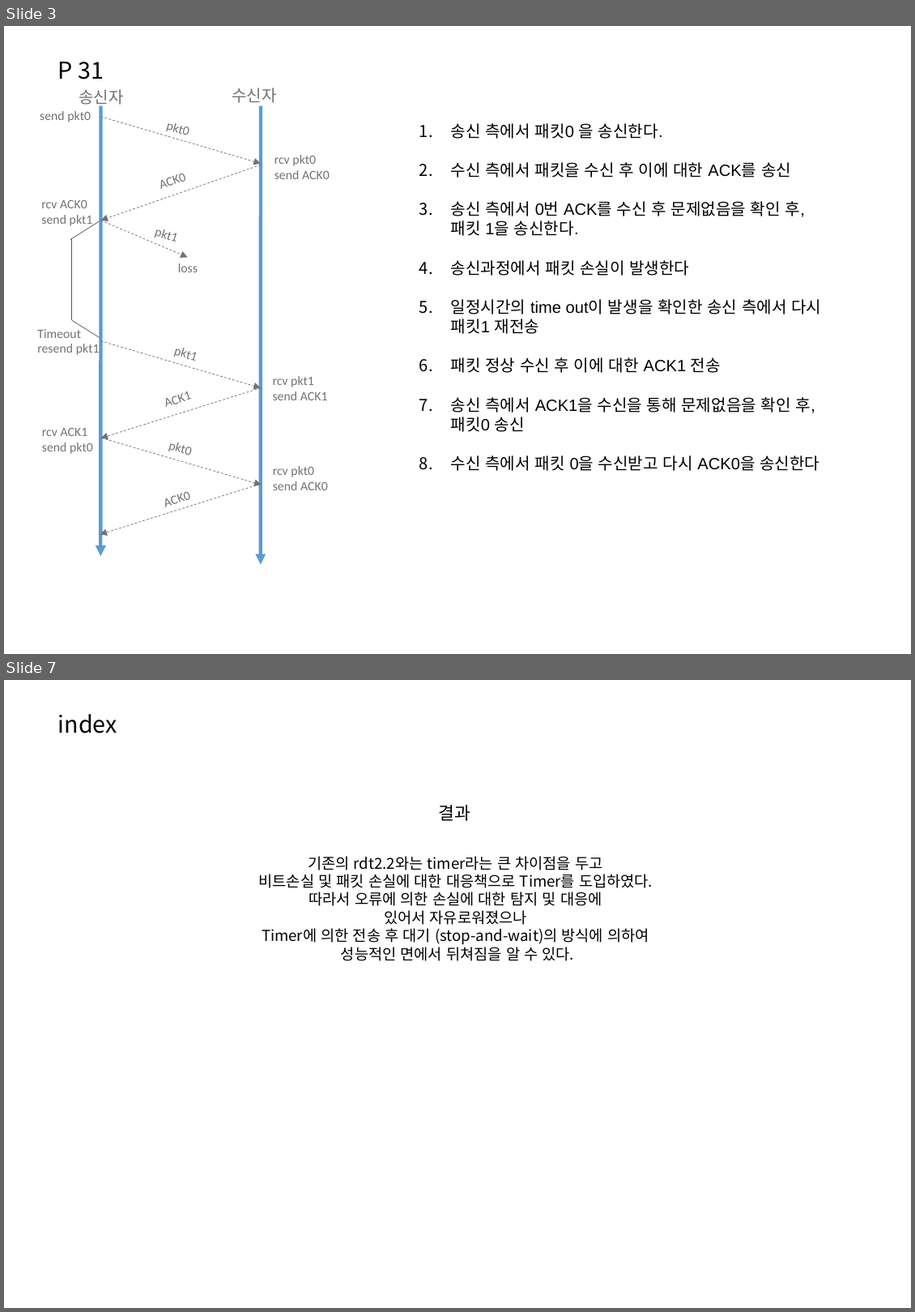
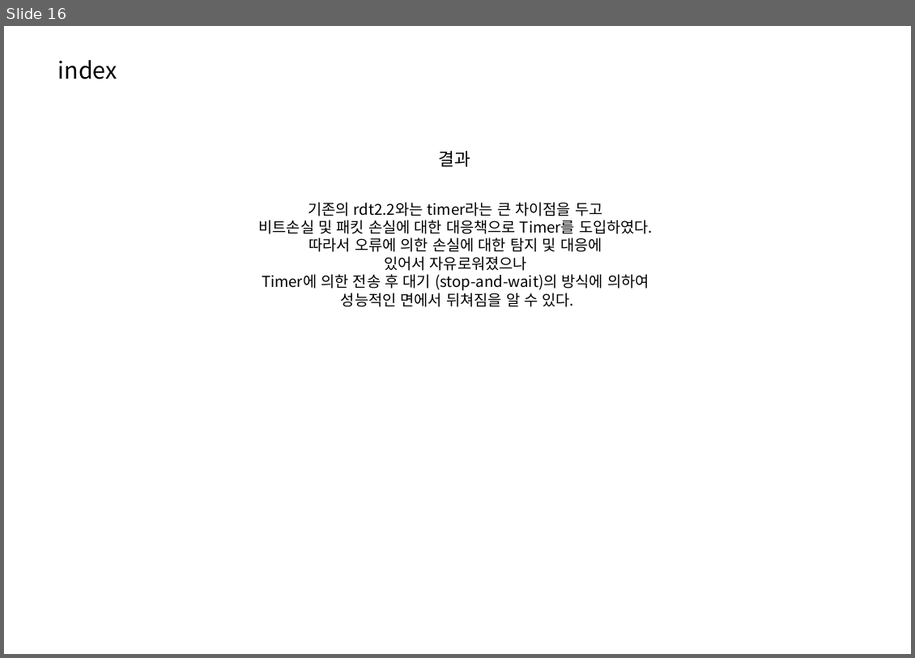
Before and after one commit to ingkoon/2020-s, a slide deck: ComputerNetwork/exc10/20151167 이인재 컴퓨터네트워크 연습문제(P 31, P 27).pptx. Shown one above the other, each under a label of ours: slides 3 and 7 before the commit, slide 16 after it; the slides between them are not shown. The pictures are 915x1312 and 915x658 pixels, drawn with LibreOffice and Linux fonts; fonts in the diff are those of the drawing; background and template pictures are left out. Boxes give left, top, right and bottom in pixels: in the first picture for what was removed or moved away, otherwise in the second. Text is boxed around its words. In the diff, an @@ line names an element or a change of style, - is before the commit and + after.

```diff
--- a/ComputerNetwork/exc10/20151167 이인재 컴퓨터네트워크 연습문제(P 31, P 27).pptx
+++ b/ComputerNetwork/exc10/20151167 이인재 컴퓨터네트워크 연습문제(P 31, P 27).pptx
@@ slide 3 removed at <box>4,26,911,654</box>, background picture (left out) @@
@@ text removed at <box>58,62,104,79</box> @@
-P 31
@@ text removed at <box>79,89,124,108</box> @@
-송신자
@@ text removed at <box>232,88,277,107</box> @@
-수신자
@@ text removed at <box>40,111,91,122</box> @@
-send pkt0
@@ arrow removed from (101, 106) to (100, 557) @@
@@ arrow removed from (101, 117) to (261, 164) @@
@@ text removed at <box>147,118,329,199</box> @@
-ACK0
@@ arrow removed from (261, 106) to (260, 565) @@
@@ text removed at <box>166,123,189,138</box> @@
-pkt0
@@ text removed at <box>451,123,821,471</box> @@
-1. 송신 측에서 패킷0 을 송신한다.
-2. 수신 측에서 패킷을 수신 후 이에 대한 ACK를 송신
-3. 송신 측에서 0번 ACK를 수신 후 문제없음을 확인 후,
-   패킷 1을 송신한다.
-4. 송신과정에서 패킷 손실이 발생한다
-5. 일정시간의 time out이 발생을 확인한 송신 측에서 다시 패킷1 재전송
-6. 패킷 정상 수신 후 이에 대한 ACK1 전송
-7. 송신 측에서 ACK1을 수신을 통해 문제없음을 확인 후, 패킷0 송신
-8. 수신 측에서 패킷 0을 수신받고 다시 ACK0을 송신한다
@@ arrow removed from (261, 165) to (101, 220) @@
@@ text removed at <box>275,155,330,179</box> @@
-rcv pkt0
-send ACK0
@@ text removed at <box>41,200,93,228</box> @@
-rcv ACK0
-send pkt1
@@ line removed from (101, 220) to (70, 240) @@
@@ line removed from (71, 321) to (71, 240) @@
@@ arrow removed from (101, 220) to (187, 257) @@
@@ text removed at <box>154,229,176,244</box> @@
-pkt1
@@ text removed at <box>178,263,198,272</box> @@
-loss
@@ text removed at <box>37,329,100,356</box> @@
-Timeout
-resend pkt1
@@ line removed from (101, 339) to (73, 321) @@
@@ arrow removed from (101, 341) to (261, 388) @@
@@ text removed at <box>153,337,335,418</box> @@
-ACK1
@@ text removed at <box>173,348,195,361</box> @@
-pkt1
@@ arrow removed from (261, 388) to (101, 438) @@
@@ text removed at <box>273,376,328,400</box> @@
-rcv pkt1
-send ACK1
@@ text removed at <box>42,428,93,454</box> @@
-rcv ACK1
-send pkt0
@@ arrow removed from (101, 438) to (261, 485) @@
@@ text removed at <box>152,437,334,518</box> @@
-ACK0
@@ text removed at <box>168,442,191,455</box> @@
-pkt0
@@ arrow removed from (260, 484) to (100, 535) @@
@@ text removed at <box>273,466,328,490</box> @@
-rcv pkt0
-send ACK0
@@ what was slide 7 is now slide 16 @@
```
Also in this commit, not shown: 4 slides changed, 11 slides added, 1 other slide removed, 1 other file.
